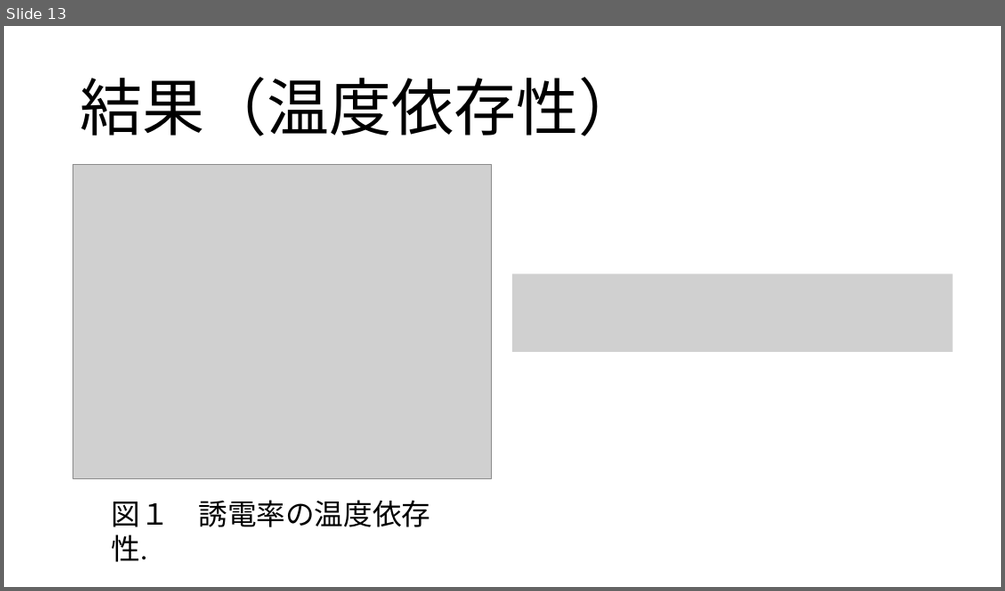
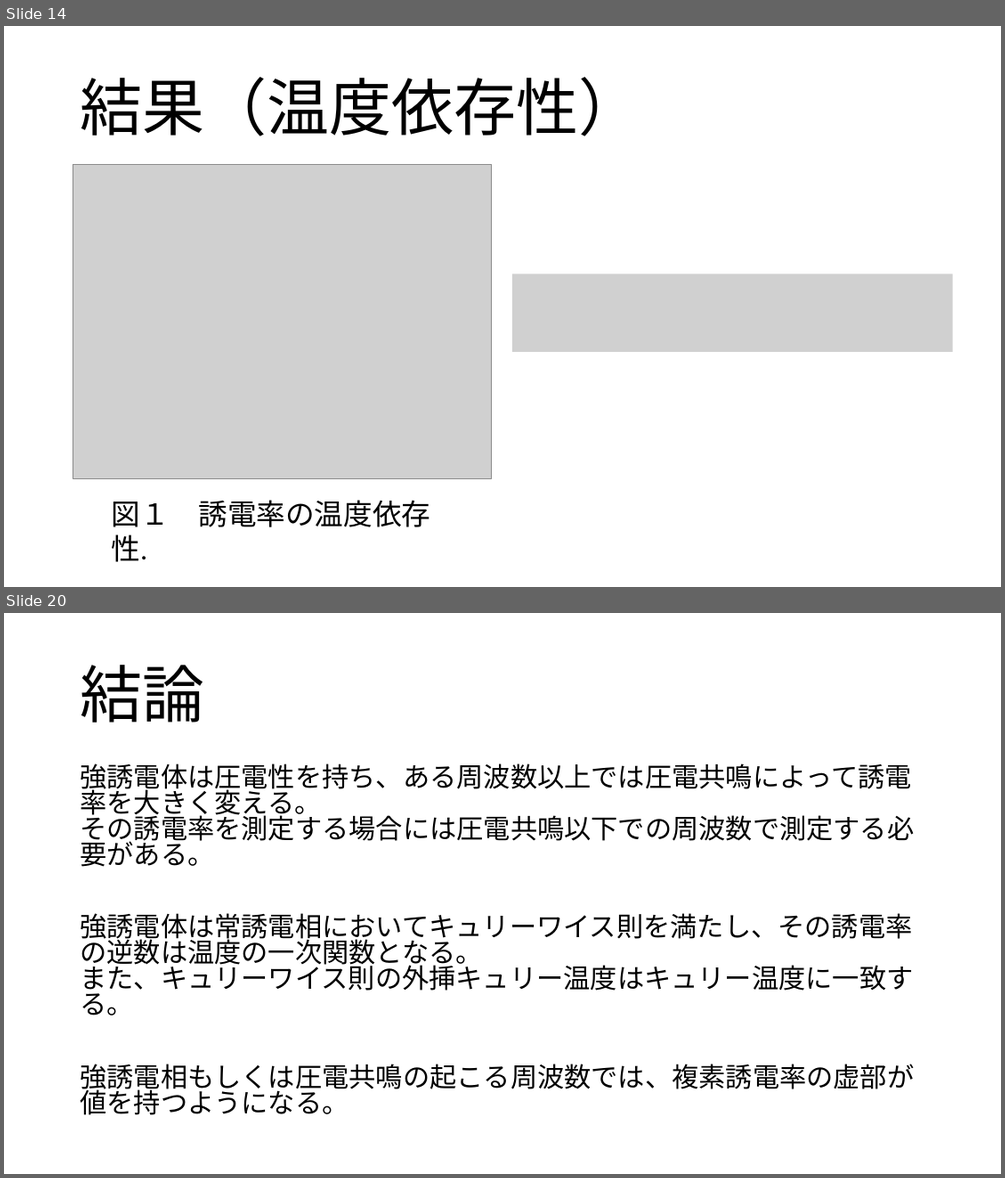
Before and after one commit to coil398/experiment, a slide deck: dielectric/強誘電体の誘電特性.pptx. Shown one above the other, each under a label of ours: slide 13 before the commit, slides 14 and 20 after it; the slides between them are not shown. The pictures are 1005x591 and 1005x1178 pixels, drawn with LibreOffice and Linux fonts; fonts in the diff are those of the drawing; grey boxes stand for pictures. Boxes give left, top, right and bottom in pixels: in the first picture for what was removed or moved away, otherwise in the second. Text is boxed around its words. In the diff, an @@ line names an element or a change of style, - is before the commit and + after.

```diff
--- a/dielectric/強誘電体の誘電特性.pptx
+++ b/dielectric/強誘電体の誘電特性.pptx
@@ slide 20 added at [4,613,1001,1174], background #FFFFFF @@
@@ title added at [80,665,204,722], 60 pt, text #000000 @@
+結論
@@ text added at [80,763,914,1115], 25.9 pt, text #000000 @@
+強誘電体は圧電性を持ち、ある周波数以上では圧電共鳴によって誘電率を大きく変える。
+その誘電率を測定する場合には圧電共鳴以下での周波数で測定する必要がある。
+強誘電体は常誘電相においてキュリーワイス則を満たし、その誘電率の逆数は温度の一次関数となる。
+また、キュリーワイス則の外挿キュリー温度はキュリー温度に一致する。
+強誘電相もしくは圧電共鳴の起こる周波数では、複素誘電率の虚部が値を持つようになる。
@@ what was slide 13 is now slide 14 @@
```
Also in this commit, not shown: 2 slides changed, 5 other slides added, 1 other file.
